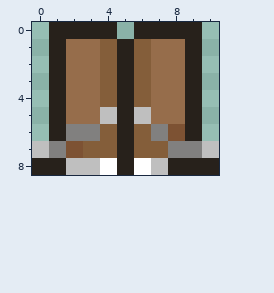
File history of a pixel-art sprite, Items/Armor/GhilliePants.png. Above is the file before it was changed.
The file is 22x18 pixels, drawn in blocks of 2x2; one block is one cell here.
Once edited:
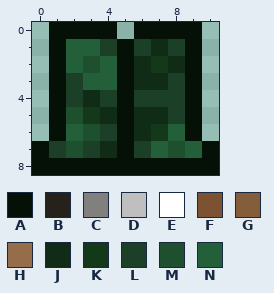
Palette (. is transparent): A #051006  B #27211b  C #81807f  D #bfbfbf  E #ffffff  F #7d5233  G #845e3a  H #966d4b  J #102c16  K #14381a  L #1b3f27  M #1e5030  N #235f39
Author's note on the commit: Ghillie Suit texture and sell value tweak.
What changed:
Changed rows in their new state; - is an unchanged pixel.
first column x 0:
0 -AAAA-AAAA-
1 -ANNLALJLA-
2 -ANMNAJKJA-
3 -ALNNAJJLA-
4 -ALJLALLLA-
5 -AMKJAJJLA-
6 -ANMLAJKNA-
7 ALMLJALNMNA
8 AAAAAAAAAAA
Boxes around the changes in both pictures, in picture pixels (x1, y1, x2, y2):
changed: (32, 22, 219, 175)
